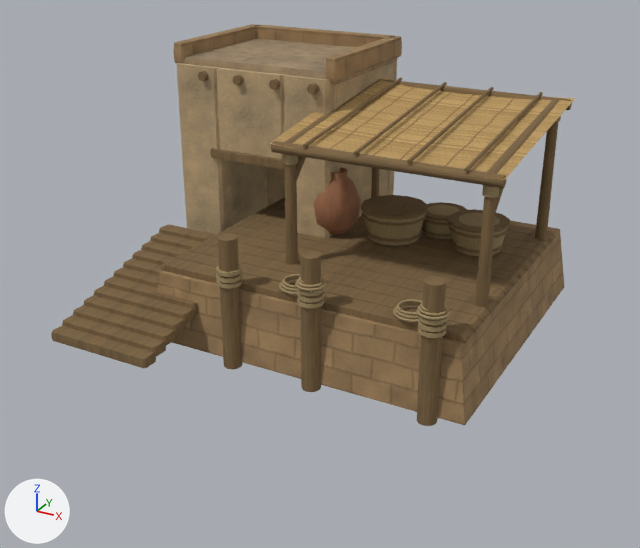
A saved change to the glTF model assets/3d/sumer-buildings/harbor.glb.
One viewpoint serves both versions: a 50 mm camera at (5.14, -9.41, 5.09) aimed at (0.14, -0.3, 0.53). Every picture has the same lights, and +X, +Y and +Z are marked at lower left. The first picture is the older version.

Names of what the first picture shows: 'original-harbor-alluvial-earth', 'original-harbor-fired-pottery', 'original-harbor-game-raw-brick-facing', 'original-harbor-laid-reed-thatch', 'original-harbor-reed-mat', 'original-harbor-warm-clay-plaster', 'original-harbor-worn-timber'.
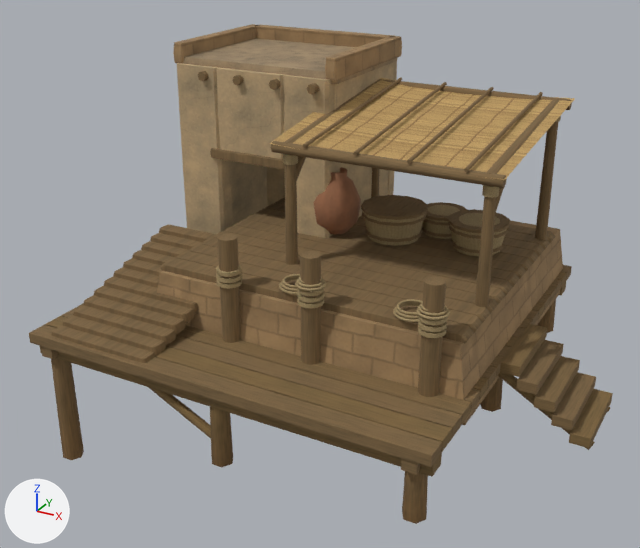
The newer file is also turned or shifted as a whole; pictures and numbers use the older file's frame.

Location of each change, [x1, y1, x2, y2] in pixels of the pictures (640 x 548 px):
'game-shore-timber-foundation', added (brown)
    after: [29, 265, 613, 524]

The change, as a diff of the scene's bpy script:
```diff
--- a/assets/3d/sumer-buildings/harbor.glb.py
+++ b/assets/3d/sumer-buildings/harbor.glb.py
@@ mat_courtyard_wood_001 @@
+mat_courtyard_wood_001 = bpy.data.materials.new('courtyard-wood.001')
+# colours: brown #896e4a, mixed with the vertex colours
+# uses the picture img_assets_3d_textures_courtyard_wood_color_jpg
+# uses the picture img_assets_3d_textures_courtyard_wood_normal_jpg
@@ me_mesh_8 @@
+me_mesh_8.from_pydata(...)  # 606 vertices, 708 faces; spans x -2.65..3.78, y -2.64..2.64, z -0.99..0.86
+me_mesh_8.materials.append(mat_courtyard_wood_001)
@@ ob_game_shore_timber_foundation @@
+ob_game_shore_timber_foundation = bpy.data.objects.new('game-shore-timber-foundation', me_mesh_8)
+ob_game_shore_timber_foundation.location = (0.0, 0.0, -0.8)
```
